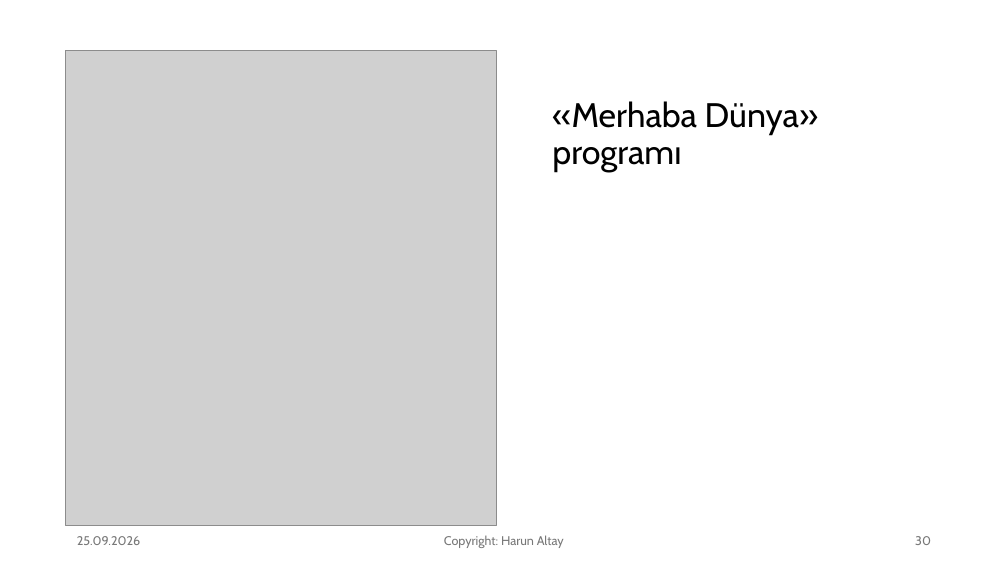
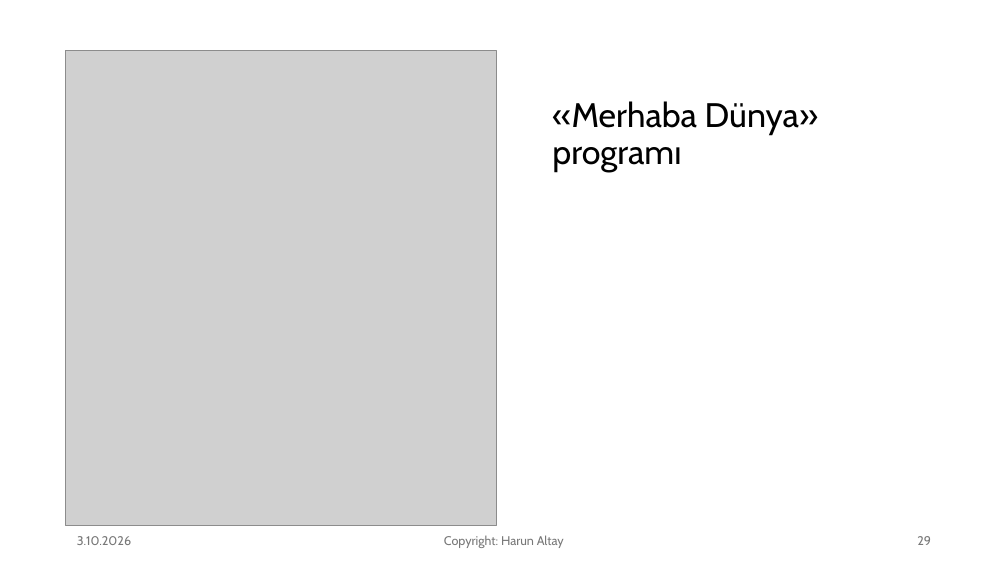
Before and after one commit to harunaltay/harunaltay.github.io, a slide deck: slide 29 of prog-diller/yazilim-sunum/Yazilim-Programlama-Dilleri-Giris.pptx (slide 30 before the commit). Drawn at 1008x567 pixels with LibreOffice and Linux fonts; fonts in the diff are those of the drawing; grey boxes stand for pictures. Boxes give left, top, right and bottom in pixels: in the first picture for what was removed or moved away, otherwise in the second. Text is boxed around its words. In the diff, an @@ line names an element or a change of style, - is before the commit and + after.

```diff
--- a/prog-diller/yazilim-sunum/Yazilim-Programlama-Dilleri-Giris.pptx
+++ b/prog-diller/yazilim-sunum/Yazilim-Programlama-Dilleri-Giris.pptx
@@ text at (77, 536, 131, 545): text changed @@
-25.09.2026
+3.10.2026
@@ page number at (917, 536, 931, 545): text changed @@
-30
+29
```
Also in this commit, not shown: 45 other slides changed, 1 slide removed, 1 other file.
